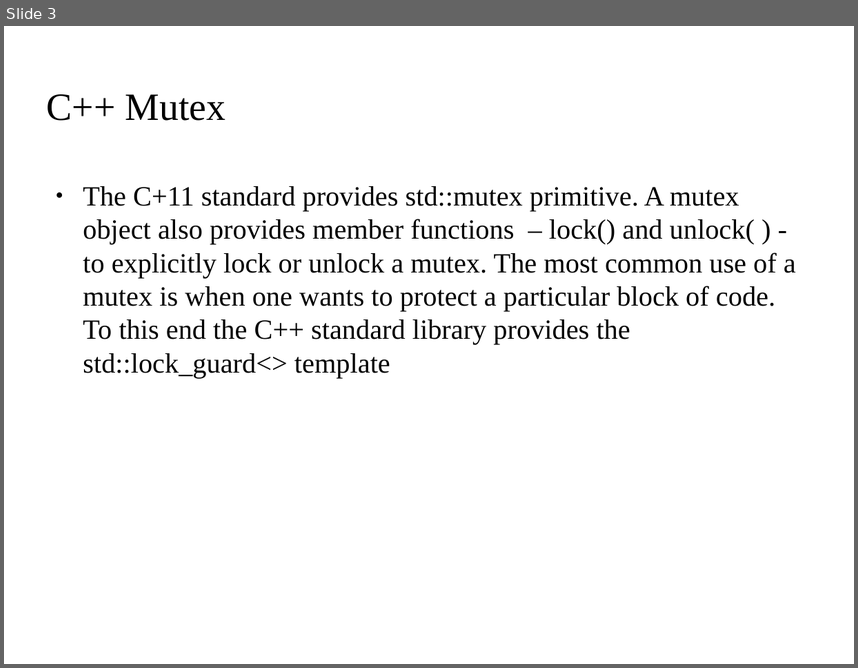
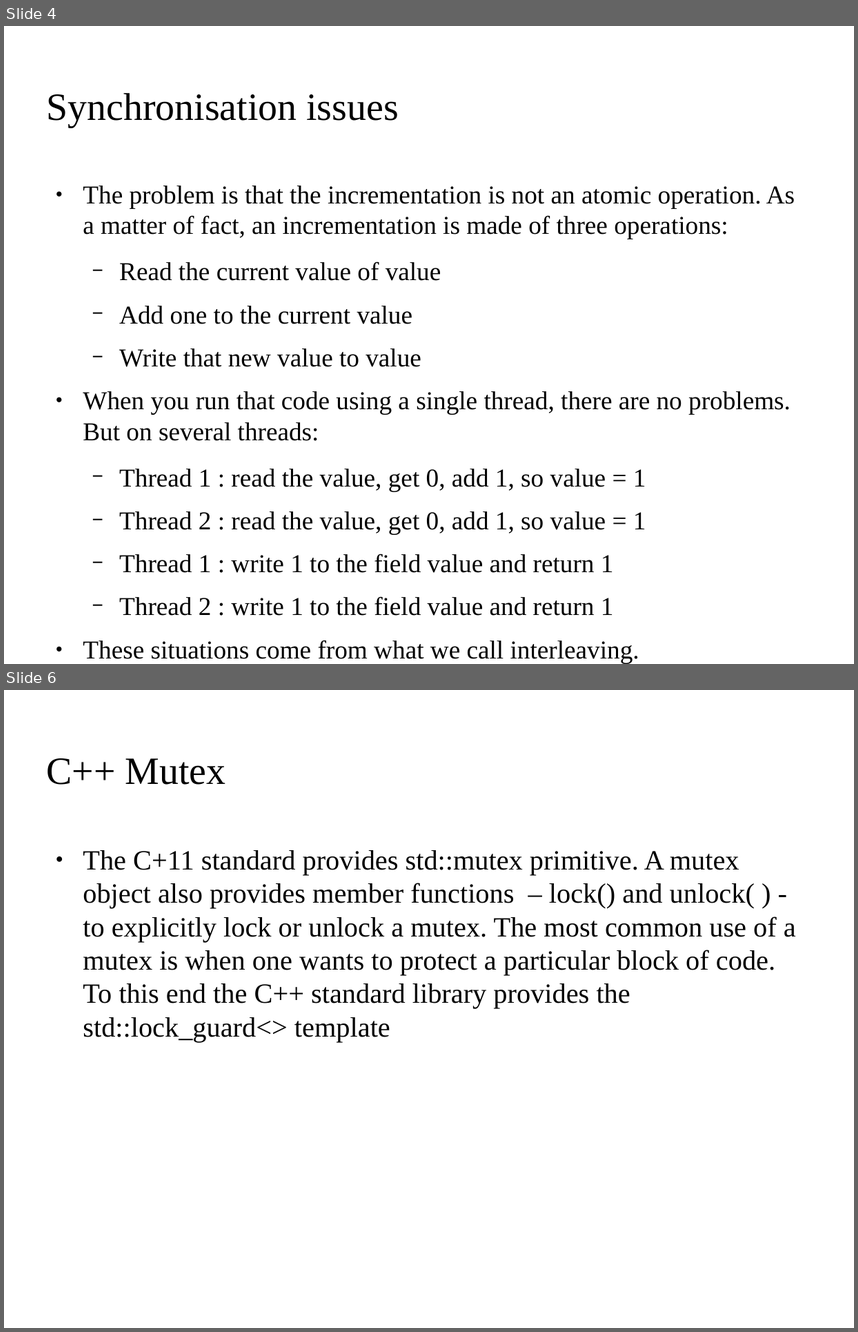
Before and after one commit to kks32/cpp-software-development, a slide deck: Ex13_Threads/Ex13_Threads.odp. Shown one above the other, each under a label of ours: slide 3 before the commit, slides 4 and 6 after it; the slides between them are not shown. The pictures are 858x668 and 858x1332 pixels, drawn with LibreOffice and Linux fonts; fonts in the diff are those of the drawing; background and template pictures are left out. Boxes give left, top, right and bottom in pixels: in the first picture for what was removed or moved away, otherwise in the second. Text is boxed around its words. In the diff, an @@ line names an element or a change of style, - is before the commit and + after.

```diff
--- a/Ex13_Threads/Ex13_Threads.odp
+++ b/Ex13_Threads/Ex13_Threads.odp
@@ slide 4 added at (x1=4, y1=26, x2=854, y2=664), background picture (left out) @@
@@ title added at (x1=47, y1=93, x2=398, y2=127), 36 pt, text #000000 @@
+Synchronisation issues
@@ text added at (x1=83, y1=185, x2=795, y2=663), 24 pt, text #000000 @@
+● The problem is that the incrementation is not an atomic operation. As a matter of fact, an incrementation is made of three operations:
+  − Read the current value of value
+  − Add one to the current value
+  − Write that new value to value
+● When you run that code using a single thread, there are no problems. But on several threads:
+  − Thread 1 : read the value, get 0, add 1, so value = 1
+  − Thread 2 : read the value, get 0, add 1, so value = 1
+  − Thread 1 : write 1 to the field value and return 1
+  − Thread 2 : write 1 to the field value and return 1
+● These situations come from what we call interleaving.
@@ what was slide 3 is now slide 6 @@
```
Also in this commit, not shown: 2 other slides added, 3 other files.
